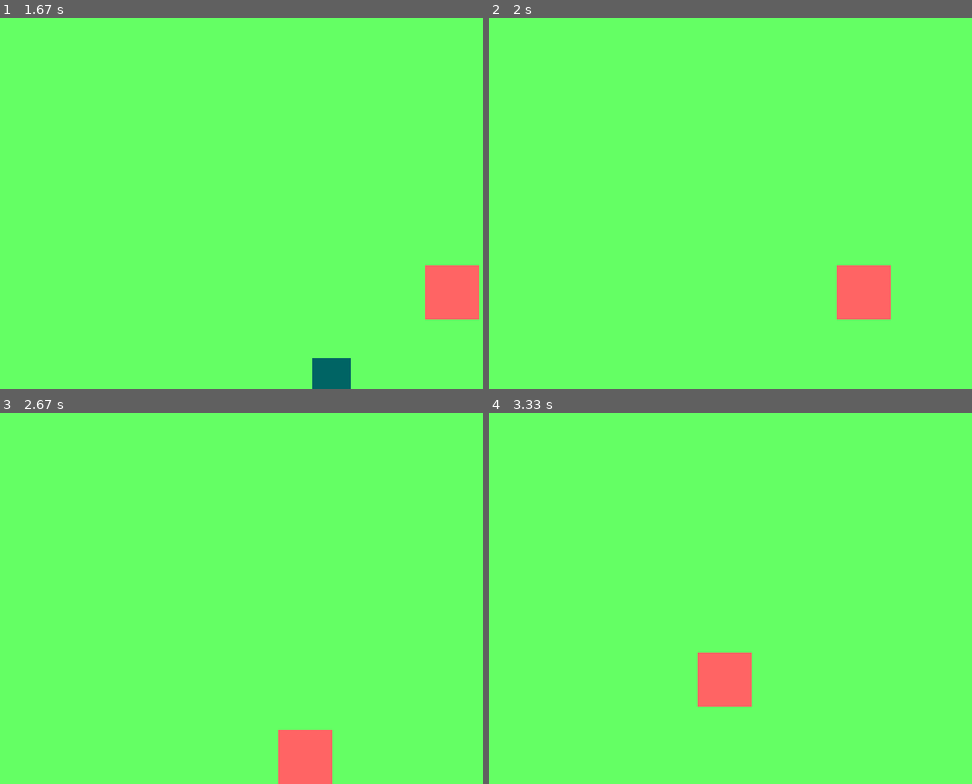
Above: before the commit, frames 1-4 (two rows, left to right).
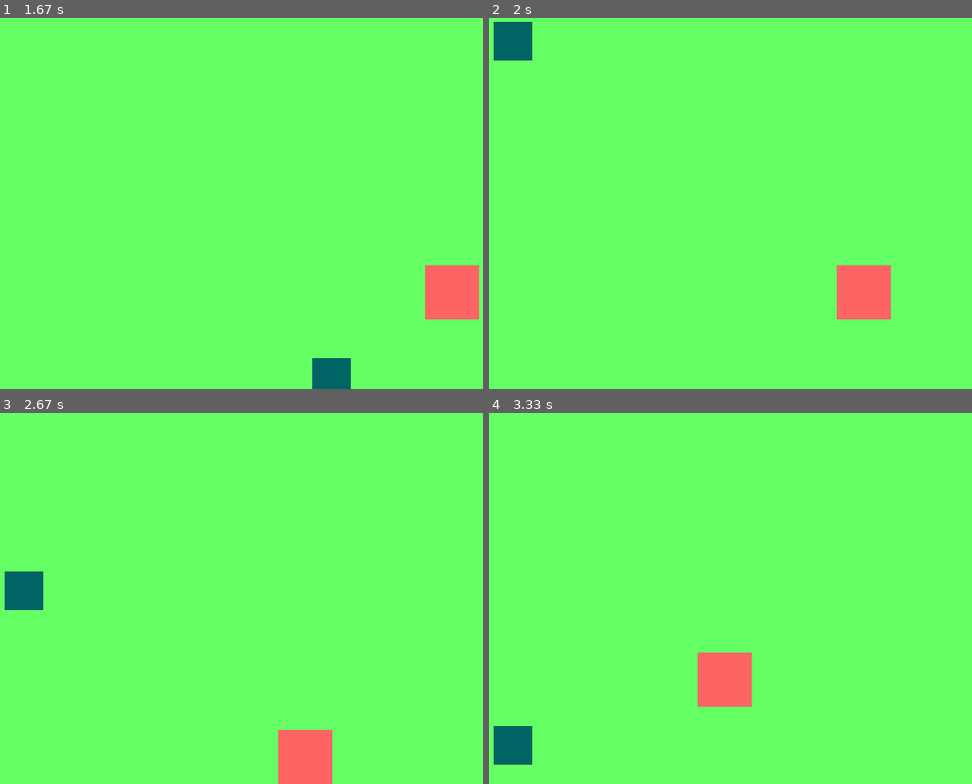
Above: after the commit, the same moments.

Repository: yosupc/pygame_projects
Game: pygame game, started from collect_rewards/collect_rewards.py
Two runs of this game, one before a commit and one after it. Both use one fixed random seed, a clock stepped at 60 frames per second and the inputs below.
Inputs:
- Up to frame 1 (1.67 s): hold Right 0.33-0.8 s; hold Up 0.83-1.13 s; hold Right 1.17-1.63 s
- Up to frame 2 (2 s): hold Left from 1.67 s (still down)
- Up to frame 3 (2.67 s): release Left at 2.2 s; hold Down 2.23-2.53 s; hold Left from 2.57 s (still down)
- Up to frame 4 (3.33 s): release Left at 2.97 s; hold Up from 3 s (still down)

Frame 1 is identical in both runs. In frame 2, 0.8% of the frame differs, in the area x 0-9%, y 1-12%; in frame 3, 0.8%; in frame 4, 0.8%.

Commit message:
reward occurs

Diff:
--- a/collect_rewards/collect_rewards.py
+++ b/collect_rewards/collect_rewards.py
@@ -21,7 +21,8 @@
 reward_width = 50
 reward_height = 50
 reward_x = random.randint(0, screen_width - reward_width)
-reward_y = -reward_height
+fixed_reward_height = reward_height
+reward_y = - fixed_reward_height
 
 running = True
 while running:
@@ -54,7 +55,14 @@
     screen.fill ((100, 255, 100))
     pygame.draw.rect(screen, (255, 100, 100),(x_pos, y_pos, character_width, character_height))
     pygame.draw.rect(screen, (0, 100, 100),(reward_x, reward_y, reward_width, reward_height))
-    reward_y += 5
+
+
+    if reward_y == screen_height:
+        reward_x = random.randint(0, screen_width - reward_width)
+        reward_y = - fixed_reward_height
+    else:
+        reward_y += 5
+
     pygame.display.update()
 
 
